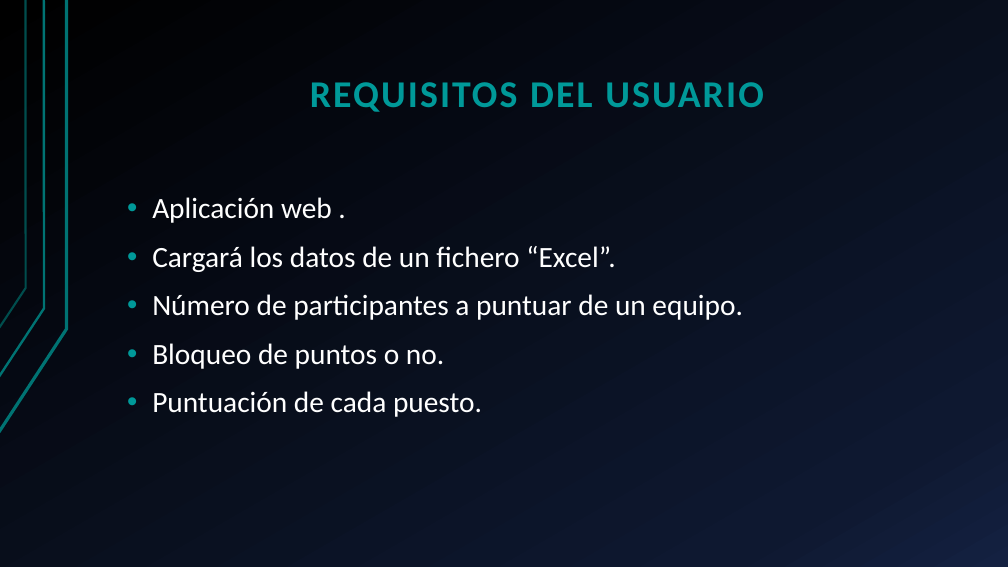
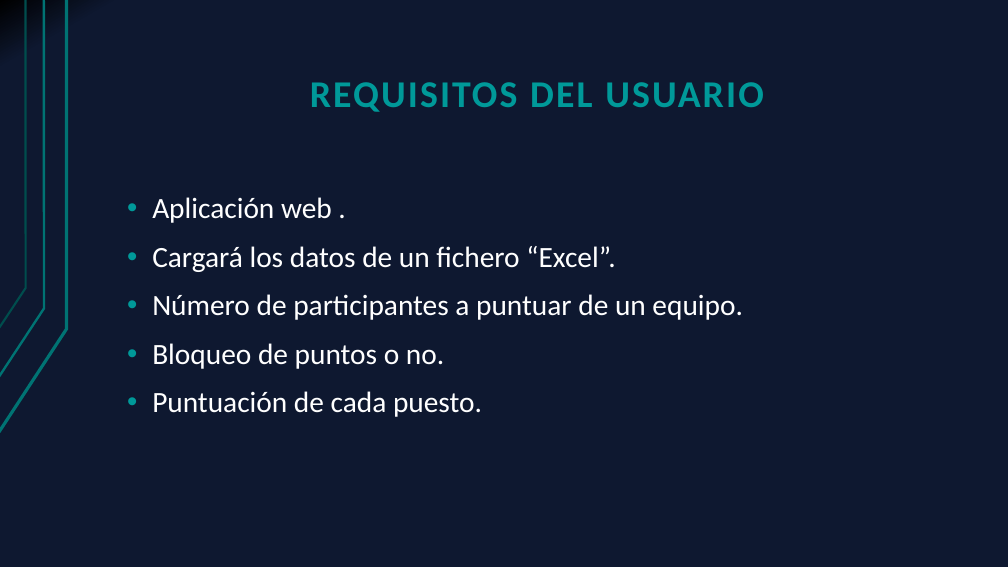
Before and after one commit to Cristoto/FederacionInformes, a slide deck: slide 6 of doc/Presentación/Generador de informes RFESS.pptx. Drawn at 1008x567 pixels with LibreOffice and Linux fonts; fonts in the diff are those of the drawing. Boxes give left, top, right and bottom in pixels: in the first picture for what was removed or moved away, otherwise in the second. Text is boxed around its words. In the diff, an @@ line names an element or a change of style, - is before the commit and + after.

```diff
--- a/doc/Presentación/Generador de informes RFESS.pptx
+++ b/doc/Presentación/Generador de informes RFESS.pptx
@@ background gradient #000000 to #0F1931 to #142242 to gradient #000000 to #0F1931 @@
```
Also in this commit, not shown: 13 other slides changed, 3 slides added.
